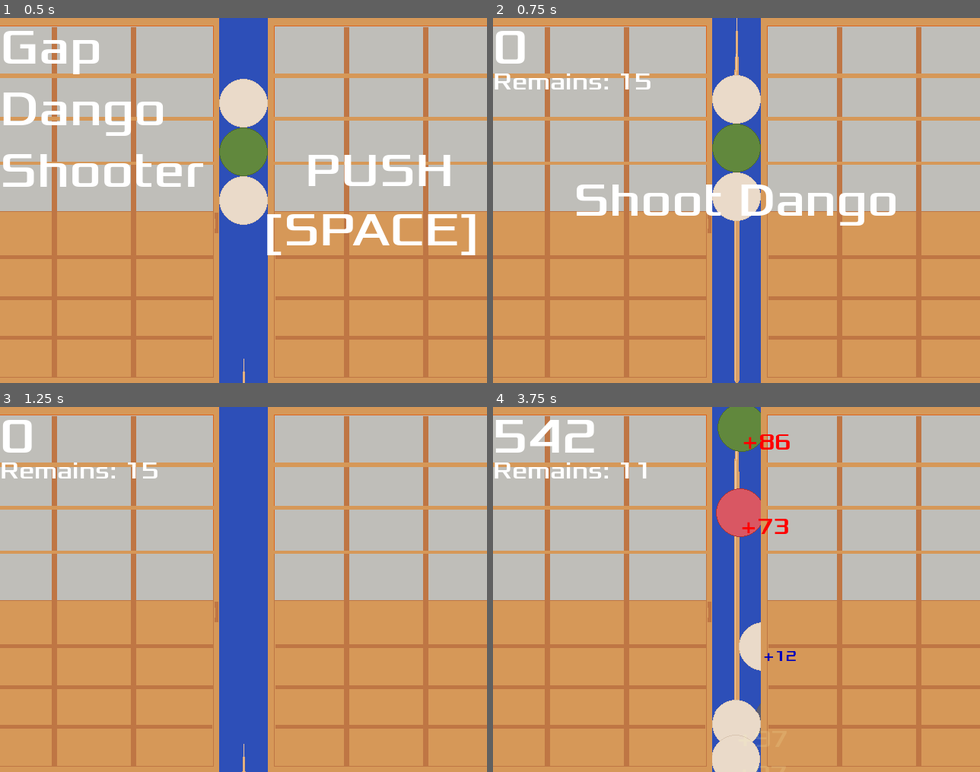
Above: before the commit, frames 1-4 (two rows, left to right).
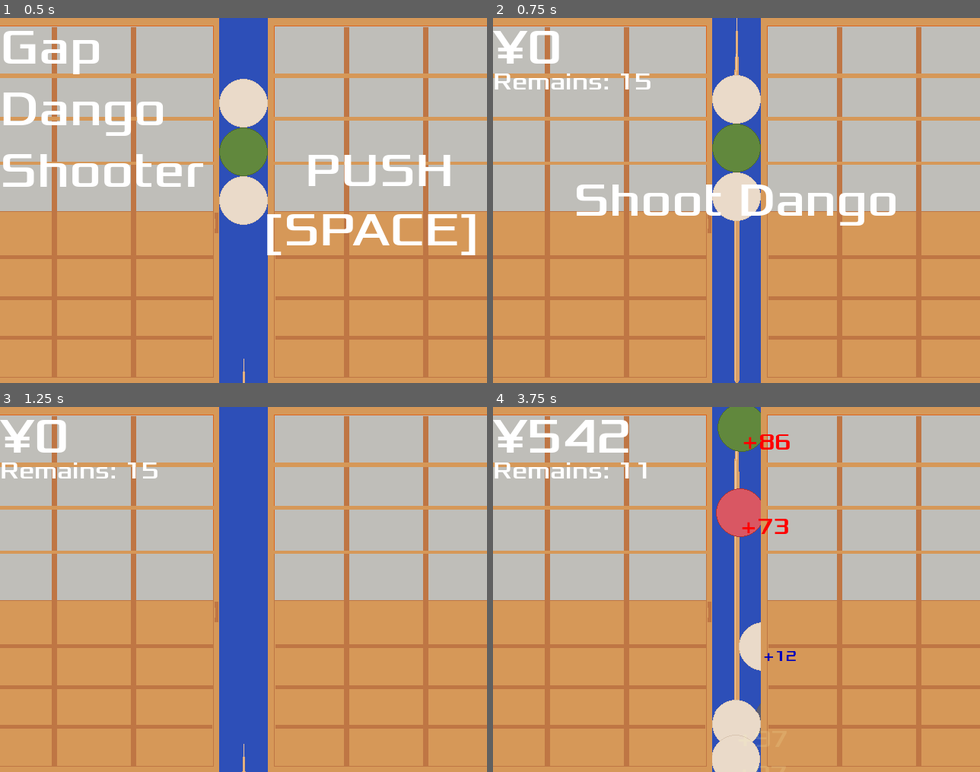
Above: after the commit, the same moments.

Repository: zundouz/ldjam54_odango
Game: Godot game, scene res://main.tscn
Two runs of this game, one before a commit and one after it. Both use one fixed random seed, a clock stepped at 60 frames per second and the inputs below.
Inputs (mouse positions are in pixels of both pictures, inside the frame that each line leads up to):
- Up to frame 1 (0.5 s): no input
- Up to frame 2 (0.75 s): tap Space (space) at 0.5 s; move the mouse to (843, 182) at 0.52 s; hold Up (move_up) from 0.53 s (still down); tap Enter (enter) at 0.6 s
- Up to frame 3 (1.25 s): keep holding Up (move_up)
- Up to frame 4 (3.75 s): move the mouse to (639, 607) at 1.27 s; release Up (move_up) at 1.28 s; click (639, 607) at 1.35 s; tap Space (space) at 2, 2.1 s; move the mouse to (785, 509) at 2.02 s; hold Up (move_up) 2.03-3.53 s; move the mouse to (712, 662) at 2.77 s; tap W (w_key) at 2.85 s; move the mouse to (882, 644) at 3.52 s; tap Enter (enter) at 3.6 s

Frame 1 is identical in both runs. In frame 2, 0.7% of the frame differs, in the area x 0-14%, y 3-13%; in frame 3, 0.7%; in frame 4, 1.2%, in the area x 0-28%, y 3-13%.

Commit message:
chore: スコアの先頭に半角の円マークを追加
※環境依存文字なので注意

Diff:
--- a/hud.gd
+++ b/hud.gd
@@ -18,7 +18,7 @@
 #	$StartButton.show()
 
 func update_score(score):
-	$ScoreLabel.text = str(score)
+	$ScoreLabel.text = "¥" + str(score)
 
 func update_remain(remainAmount):
 	$RemainLabel.text = str(remainAmount)
